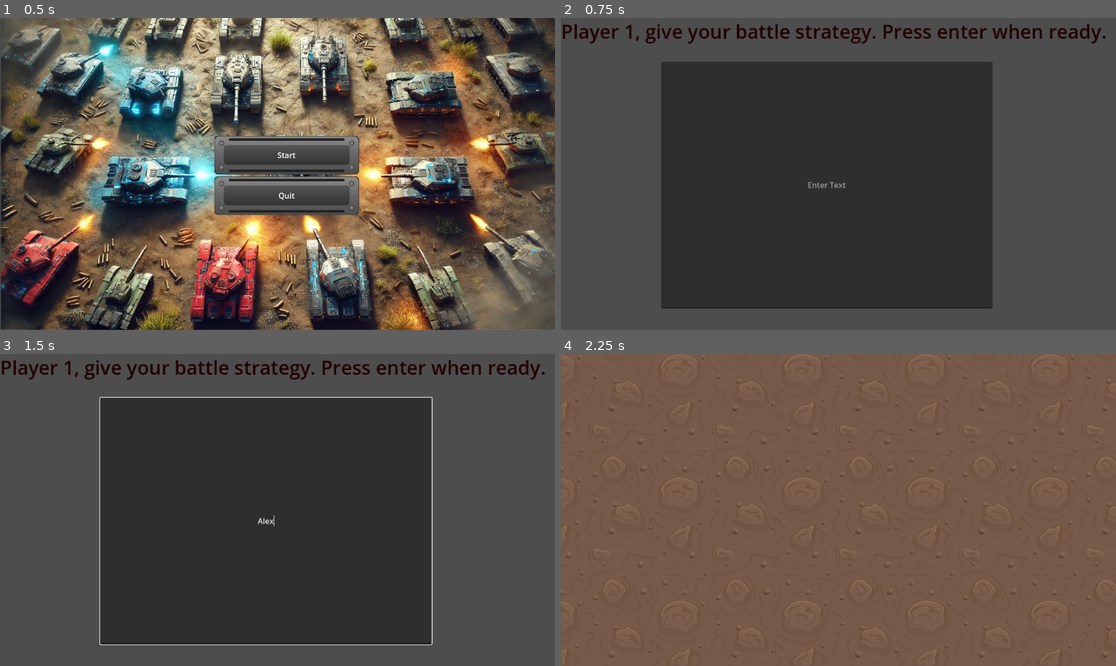
Above: before the commit, frames 1-4 (two rows, left to right).
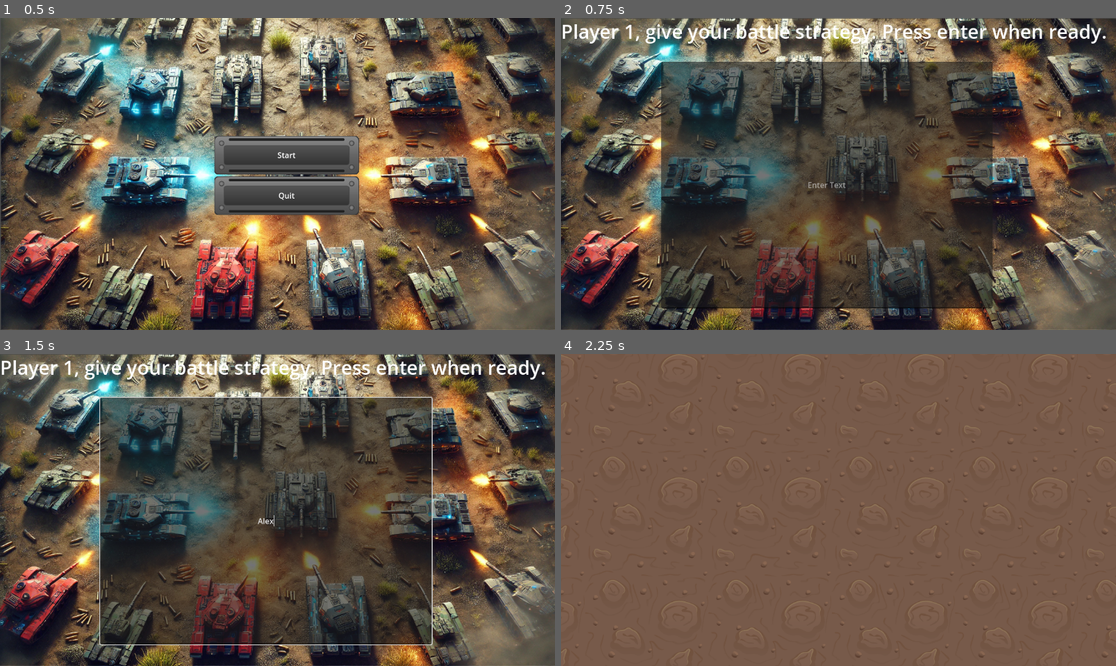
Above: after the commit, the same moments.

Repository: Matt1213141/hack-usu-2025
Game: Godot game, scene res://menus/main_menu.tscn
Two runs of this game, one before a commit and one after it. Both use one fixed random seed, a clock stepped at 60 frames per second and the inputs below.
Inputs (mouse positions are in pixels of both pictures, inside the frame that each line leads up to):
- Up to frame 1 (0.5 s): no input
- Up to frame 2 (0.75 s): click "Start" at 0.5 s
- Up to frame 3 (1.5 s): click (266, 522) at 1.27 s; type "Alex" at 1.35 s
- Up to frame 4 (2.25 s): tap Enter at 2 s

Frame 1 is identical in both runs. In frame 2, 70% of the frame differs, in the area x 0-100%, y 0-100%; in frame 3, 70%; in frame 4, nothing differs.

Commit message:
made minor changes to graphics layer

Diff:
--- a/hack-usu/menus/fade_animation.tscn
+++ b/hack-usu/menus/fade_animation.tscn
@@ -1,20 +1,4 @@
 [gd_scene load_steps=5 format=3 uid="uid://c2r1l2hd2y5nh"]
-
-[sub_resource type="Animation" id="Animation_vfcyv"]
-resource_name = "fade_out"
-length = 0.5
-tracks/0/type = "value"
-tracks/0/imported = false
-tracks/0/enabled = true
-tracks/0/path = NodePath("CanvasLayer/ColorRect:color")
-tracks/0/interp = 1
-tracks/0/loop_wrap = true
-tracks/0/keys = {
-"times": PackedFloat32Array(0, 0.0001, 0.5),
-"transitions": PackedFloat32Array(1, 1, 1),
-"update": 0,
-"values": [Color(0, 0, 0, 1), Color(0, 0, 0, 0), Color(0, 0, 0, 1)]
-}
 
 [sub_resource type="Animation" id="Animation_iqxpy"]
 length = 0.001
@@ -47,6 +31,22 @@
 "values": [Color(0, 0, 0, 1), Color(0, 0, 0, 0)]
 }
 
+[sub_resource type="Animation" id="Animation_vfcyv"]
+resource_name = "fade_out"
+length = 0.5
+tracks/0/type = "value"
+tracks/0/imported = false
+tracks/0/enabled = true
+tracks/0/path = NodePath("CanvasLayer/ColorRect:color")
+tracks/0/interp = 1
+tracks/0/loop_wrap = true
+tracks/0/keys = {
+"times": PackedFloat32Array(0, 0.0001, 0.5),
+"transitions": PackedFloat32Array(1, 1, 1),
+"update": 0,
+"values": [Color(0, 0, 0, 1), Color(0, 0, 0, 0), Color(0, 0, 0, 1)]
+}
+
 [sub_resource type="AnimationLibrary" id="AnimationLibrary_jfi23"]
 _data = {
 "RESET": SubResource("Animation_iqxpy"),
--- a/hack-usu/player1_input.tscn
+++ b/hack-usu/player1_input.tscn
@@ -1,7 +1,8 @@
-[gd_scene load_steps=4 format=3 uid="uid://csulkx6l7gsi7"]
+[gd_scene load_steps=5 format=3 uid="uid://dntkww7ymh7ct"]
 
 [ext_resource type="Script" path="res://line_edit.gd" id="1_e4eim"]
 [ext_resource type="Script" path="res://label_2.gd" id="2_g7r81"]
+[ext_resource type="Texture2D" uid="uid://bsaxtekkjogr3" path="res://menus/DALL·E 2025-02-28 22.25.25 - A high-quality start screen background for a tank battle game. The scene is a top-down view of a battlefield with multiple futuristic tanks in differe.webp" id="3_f78n7"]
 
 [sub_resource type="StyleBoxFlat" id="StyleBoxFlat_1f25y"]
 
@@ -16,6 +17,8 @@
 grow_vertical = 2
 
 [node name="LineEdit" type="LineEdit" parent="."]
+top_level = true
+z_index = 5
 layout_mode = 0
 offset_left = 208.0
 offset_top = 91.0
@@ -32,7 +35,7 @@
 layout_mode = 0
 offset_right = 1303.0
 offset_bottom = 73.0
-theme_override_colors/font_color = Color(0.133333, 0, 0, 1)
+theme_override_colors/font_color = Color(1, 1, 1, 1)
 theme_override_font_sizes/font_size = 40
 text = "Player 1, give your battle strategy. Press enter when ready."
 
@@ -49,4 +52,19 @@
 vertical_alignment = 1
 script = ExtResource("2_g7r81")
 
+[node name="ColorRect" type="TextureRect" parent="."]
+show_behind_parent = true
+z_index = -5
+layout_mode = 1
+anchors_preset = 15
+anchor_right = 1.0
+anchor_bottom = 1.0
+offset_left = -1.0
+offset_top = 1.0
+offset_right = 1.0
+grow_horizontal = 2
+grow_vertical = 2
+texture = ExtResource("3_f78n7")
+expand_mode = 1
+
 [connection signal="text_submitted" from="LineEdit" to="LineEdit" method="_on_text_submitted"]
--- a/hack-usu/player2_input.tscn
+++ b/hack-usu/player2_input.tscn
@@ -1,6 +1,7 @@
-[gd_scene load_steps=3 format=3 uid="uid://co2sg8kq2p1so"]
+[gd_scene load_steps=4 format=3 uid="uid://cau681nykcid3"]
 
 [ext_resource type="Script" path="res://line_edit.gd" id="1_r612b"]
+[ext_resource type="Texture2D" uid="uid://bsaxtekkjogr3" path="res://menus/DALL·E 2025-02-28 22.25.25 - A high-quality start screen background for a tank battle game. The scene is a top-down view of a battlefield with multiple futuristic tanks in differe.webp" id="2_yicx4"]
 
 [sub_resource type="StyleBoxFlat" id="StyleBoxFlat_1f25y"]
 
@@ -15,6 +16,8 @@
 grow_vertical = 2
 
 [node name="LineEdit" type="LineEdit" parent="."]
+top_level = true
+z_index = 5
 layout_mode = 0
 offset_left = 208.0
 offset_top = 91.0
@@ -31,7 +34,7 @@
 layout_mode = 0
 offset_right = 1303.0
 offset_bottom = 73.0
-theme_override_colors/font_color = Color(0.133333, 0, 0, 1)
+theme_override_colors/font_color = Color(1, 1, 1, 1)
 theme_override_font_sizes/font_size = 40
 text = "Player 2, give your battle strategy. Press enter when ready."
 
@@ -47,4 +50,19 @@
 horizontal_alignment = 1
 vertical_alignment = 1
 
+[node name="ColorRect" type="TextureRect" parent="."]
+show_behind_parent = true
+z_index = -5
+layout_mode = 1
+anchors_preset = 15
+anchor_right = 1.0
+anchor_bottom = 1.0
+offset_left = -1.0
+offset_top = 1.0
+offset_right = 1.0
+grow_horizontal = 2
+grow_vertical = 2
+texture = ExtResource("2_yicx4")
+expand_mode = 1
+
 [connection signal="text_submitted" from="LineEdit" to="LineEdit" method="_on_text_submitted"]
